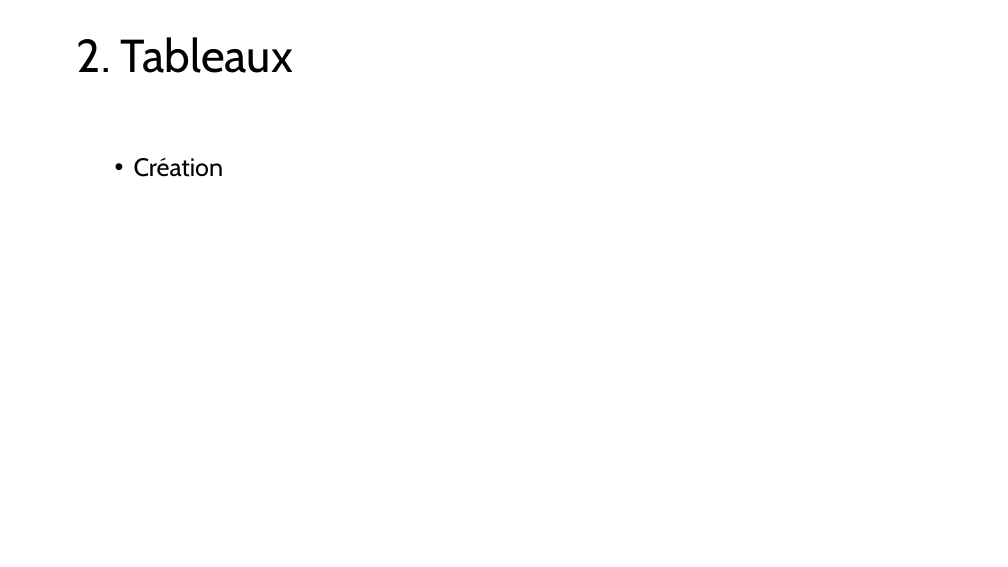
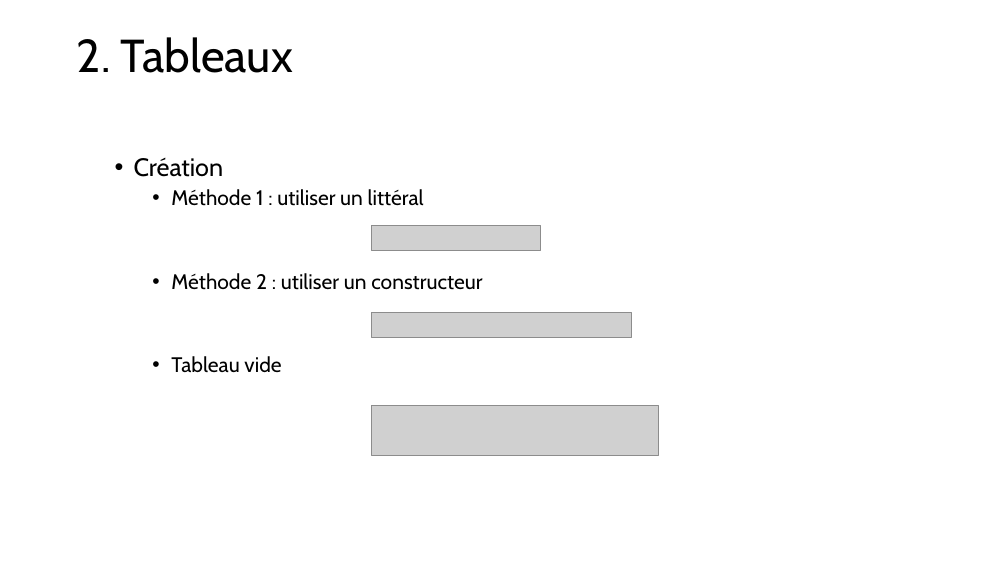
Before and after one commit to LJKhnor/chapitre-6, a slide deck: slide 15 of Chapitre 6.pptx. Drawn at 1008x567 pixels with LibreOffice and Linux fonts; fonts in the diff are those of the drawing; grey boxes stand for pictures. Boxes give left, top, right and bottom in pixels: in the first picture for what was removed or moved away, otherwise in the second. Text is boxed around its words. In the diff, an @@ line names an element or a change of style, - is before the commit and + after.

```diff
--- a/Chapitre 6.pptx
+++ b/Chapitre 6.pptx
@@ text at [171,189,482,373]: paragraphs added @@
+    • Méthode 1 : utiliser un littéral
+    • Méthode 2 : utiliser un constructeur
+    • Tableau vide
@@ picture added at [372,225,541,250] @@
@@ picture added at [372,313,632,337] @@
@@ picture added at [372,406,659,456] @@
```
Also in this commit, not shown: 20 other slides changed, 8 slides added, 1 slide removed.
